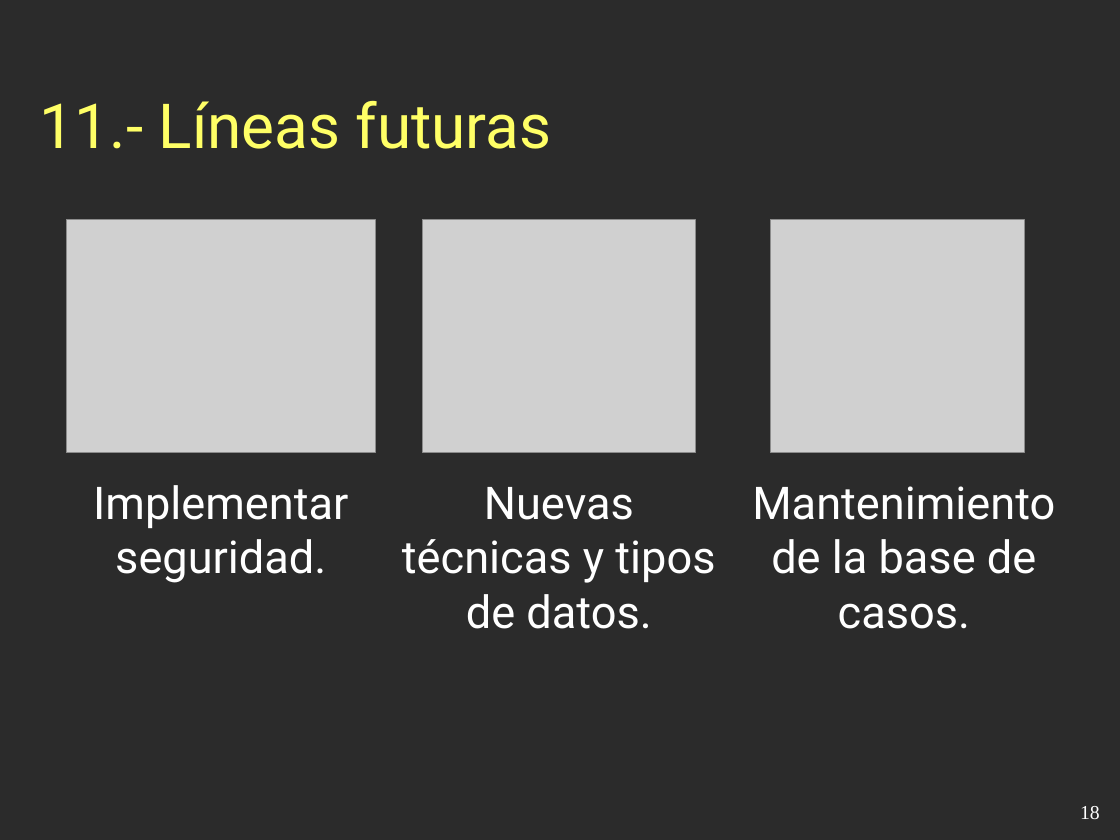
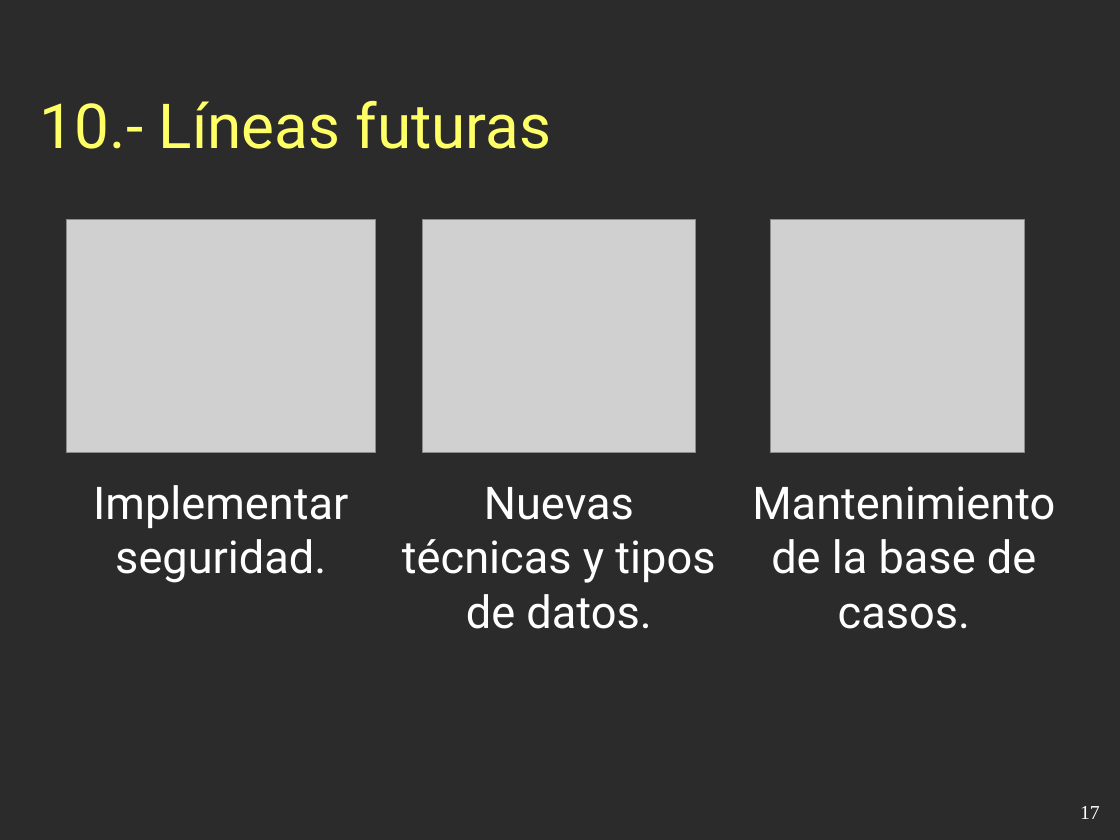
Before and after one commit to esbaixauli/proyecto-ii-ubu, a slide deck: slide 17 of trunk/Documentación/Presentación.odp (slide 18 before the commit). Drawn at 1120x840 pixels with LibreOffice and Linux fonts; fonts in the diff are those of the drawing; grey boxes stand for pictures; background and template pictures are left out; a plain dark background stands for a picture behind light text. Boxes give left, top, right and bottom in pixels: in the first picture for what was removed or moved away, otherwise in the second. Text is boxed around its words. In the diff, an @@ line names an element or a change of style, - is before the commit and + after.

```diff
--- a/trunk/Documentación/Presentación.odp
+++ b/trunk/Documentación/Presentación.odp
@@ title at (40, 101, 552, 149): text changed @@
-11.- Líneas futuras
+10.- Líneas futuras
@@ page number at (1080, 806, 1100, 819): text changed @@
-18
+17
```
Also in this commit, not shown: 13 other slides changed, 1 slide removed.
